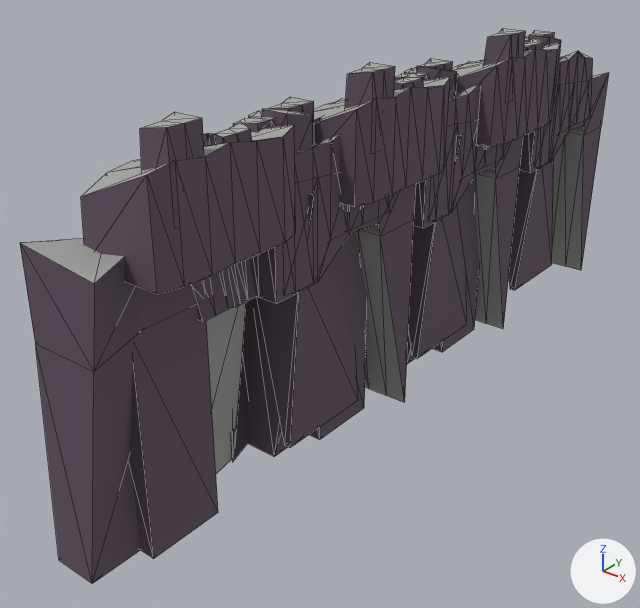
One commit to the FBX model codename_avocado/Assets/Models/decor/env01_cliff_right01.FBX: the scene before it, then after it.
Both versions are drawn from a 50 mm camera at (32.9, -46.9, 16.0) aimed at (-0.4, -5.3, -9.8). Arrows for +X, +Y and +Z are at lower right; the lights stay in place. Mesh edges are drawn as thin lines. Where no turn or scale is listed for an object, it has been applied to the vertices.

Names of what the first picture shows: 'env01_cliff_right01'.
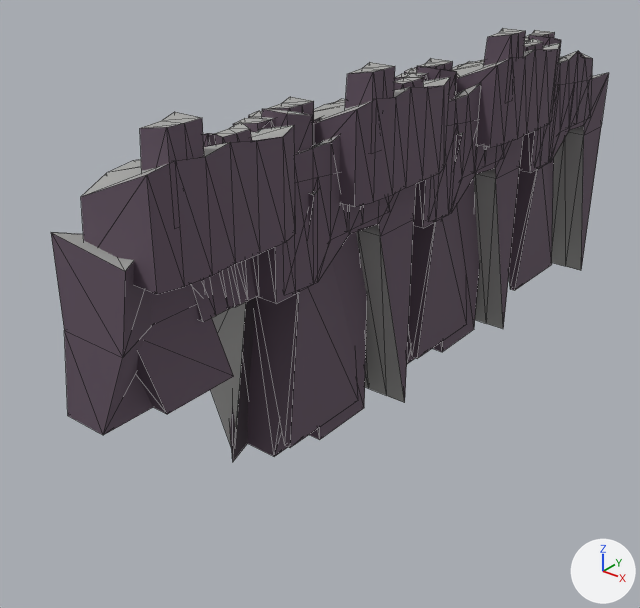
Commit message: edit cliff right01

Pixel boxes (x1, y1, x2, y2) of what changed, in the pictures (640 x 608 px; the box of a moved part takes in the faces that stretch with it):
'env01_cliff_right01', reshaped (22% shorter)
    before: (20, 28, 609, 584)
    after: (51, 28, 609, 461)
part 1 of me_mesh, moved or reshaped
    before: (20, 238, 142, 583)
    after: (51, 232, 153, 435)
part 2 of me_mesh, moved or reshaped
    before: (92, 302, 246, 584)
    after: (104, 302, 246, 449)

The edits, one by one:
me_mesh has 1197 vertices, 2136 faces and spans x -1.3..6.3, y -26.9..26.9, z -17.0..6.9.
me_mesh is used by ob_env01_cliff_right01; location (0.0, 0.0, 0.0).
me_mesh part 1: all 4 vertices in x 0.1..5.2, y -26.9, z -3.5..1.5 are moved by (0.0, 1.6, 0.0).
me_mesh part 2: all 9 vertices in x -1.3..2.9, y -26.9..-18.8, z -17.0 are moved by (0.0, 1.8, 8.2).
